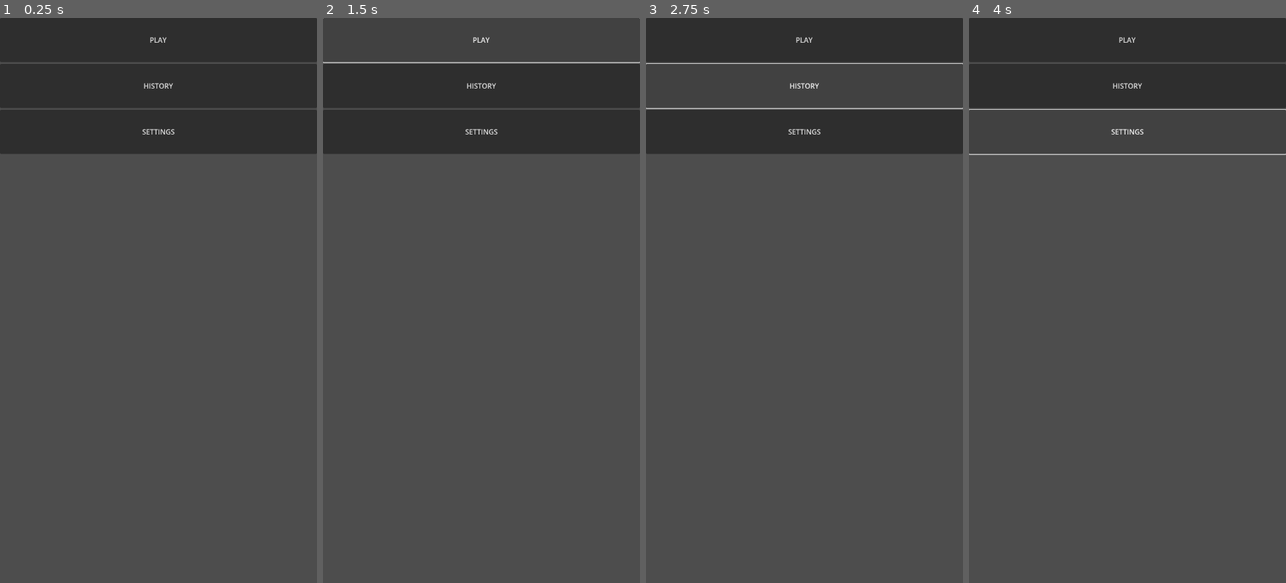
Above: before the commit, frames 1-4 (left to right).
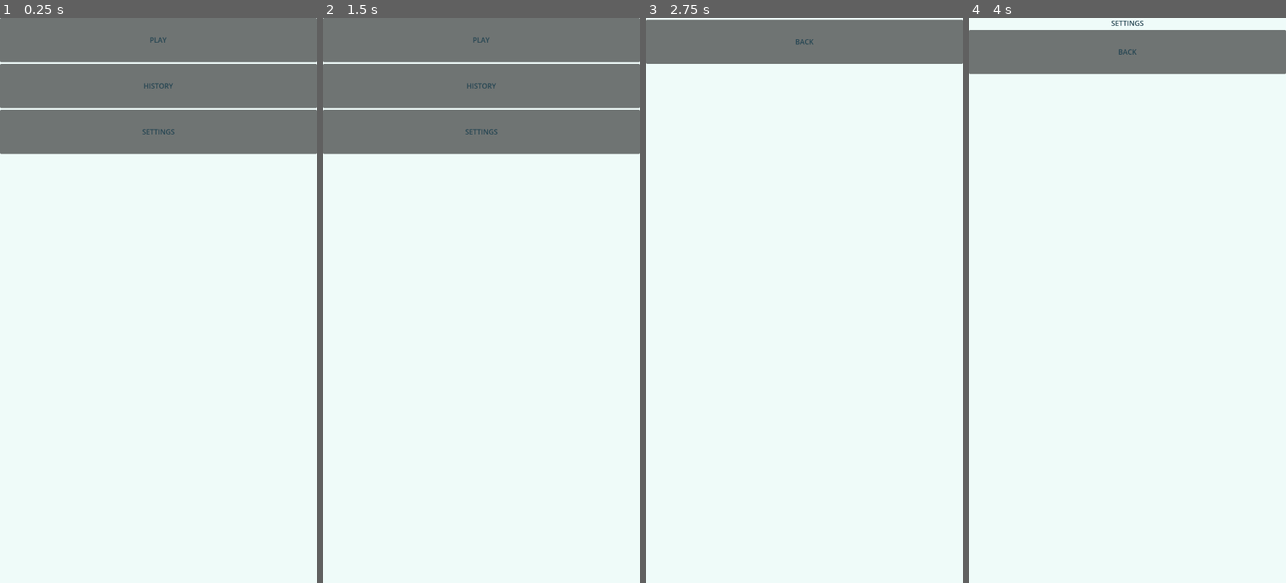
Above: after the commit, the same moments.

Repository: BreadCrowns/dailyWordSearchGodot
Game: Godot game, scene res://scenes/Main.tscn
The game is run twice, just before and just after one commit, with the same random seed, the same clock (stepped at 60 frames per second) and the same inputs. This scene is started directly instead of the project's main scene.
Inputs (mouse positions are in pixels of both pictures, inside the frame that each line leads up to):
- Up to frame 1 (0.25 s): no input
- Up to frame 2 (1.5 s): click "HISTORY" at 0.5 s; click (481, 40) at 1.25 s, where only the run after the commit has a clickable "BACK"
- Up to frame 3 (2.75 s): click "HISTORY" at 2 s
- Up to frame 4 (4 s): click (1127, 40) at 2.75 s, where only the run before the commit has a clickable "PLAY"; click "SETTINGS" at 3.5 s

The runs differ from the first frame. In frame 1, 100% of the frame differs, in the area x 0-100%, y 0-100%; in frame 2, 100%; in frame 3, 100%; in frame 4, 100%.
Error before the commit: Parse Error: The member "Theme" shadows a native class. (res://scripts/PuzzleScreen.gd:3)

Commit message:
Fix theme constant name

Diff:
--- a/dailywordsearch/scripts/HistoryScreen.gd
+++ b/dailywordsearch/scripts/HistoryScreen.gd
@@ -1,6 +1,6 @@
 extends Control
 
-const Theme = preload("res://scripts/Theme.gd")
+const ThemeConfig = preload("res://scripts/Theme.gd")
 
 @onready var back_button = $VBoxContainer/BackButton
 @onready var history_list = $VBoxContainer/ScrollContainer/HistoryList
@@ -8,14 +8,14 @@
 func _ready():
         _add_background()
         back_button.pressed.connect(_on_back_pressed)
-        back_button.add_theme_color_override("font_color", Theme.LETTER_COLOR)
+        back_button.add_theme_color_override("font_color", ThemeConfig.LETTER_COLOR)
         load_history()
 
 func _add_background():
         var bg = ColorRect.new()
         bg.anchor_right = 1
         bg.anchor_bottom = 1
-        bg.color = Theme.BG_COLOR
+        bg.color = ThemeConfig.BG_COLOR
         add_child(bg)
         move_child(bg, 0)
 
@@ -34,7 +34,7 @@
                                 var date = entry.get("date", "")
                                 var count = entry.get("solved_words", []).size()
                                 label.text = "%s - %d words" % [date, count]
-                                label.add_theme_color_override("font_color", Theme.LETTER_COLOR)
+                                label.add_theme_color_override("font_color", ThemeConfig.LETTER_COLOR)
                                 history_list.add_child(label)
 
 func _on_back_pressed():
--- a/dailywordsearch/scripts/MainMenu.gd
+++ b/dailywordsearch/scripts/MainMenu.gd
@@ -1,6 +1,6 @@
 extends Control
 
-const Theme = preload("res://scripts/Theme.gd")
+const ThemeConfig = preload("res://scripts/Theme.gd")
 
 @onready var play_button = $VBoxContainer/PlayButton
 @onready var history_button = $VBoxContainer/HistoryButton
@@ -12,13 +12,13 @@
         history_button.pressed.connect(_on_history_pressed)
         settings_button.pressed.connect(_on_settings_pressed)
         for btn in [play_button, history_button, settings_button]:
-                btn.add_theme_color_override("font_color", Theme.LETTER_COLOR)
+                btn.add_theme_color_override("font_color", ThemeConfig.LETTER_COLOR)
 
 func _add_background():
         var bg = ColorRect.new()
         bg.anchor_right = 1
         bg.anchor_bottom = 1
-        bg.color = Theme.BG_COLOR
+        bg.color = ThemeConfig.BG_COLOR
         add_child(bg)
         move_child(bg, 0)
 
--- a/dailywordsearch/scripts/PuzzleScreen.gd
+++ b/dailywordsearch/scripts/PuzzleScreen.gd
@@ -1,6 +1,6 @@
 extends Control
 
-const Theme = preload("res://scripts/Theme.gd")
+const ThemeConfig = preload("res://scripts/Theme.gd")
 
 # Node references for the grid, word labels, and dynamic line container
 @onready var grid = $MarginContainer/VBoxContainer/MarginContainer/AspectRatioContainer/GridContainer
@@ -48,32 +48,32 @@
         bg_rect = ColorRect.new()
         bg_rect.anchor_right = 1
         bg_rect.anchor_bottom = 1
-        bg_rect.color = Theme.BG_COLOR
+        bg_rect.color = ThemeConfig.BG_COLOR
         add_child(bg_rect)
         move_child(bg_rect, 0)
 
 func _apply_colors():
-        title_label.add_theme_color_override("font_color", Theme.LETTER_COLOR)
+        title_label.add_theme_color_override("font_color", ThemeConfig.LETTER_COLOR)
         for child in grid.get_children():
                 if child is Label:
-                        child.add_theme_color_override("font_color", Theme.LETTER_COLOR)
+                        child.add_theme_color_override("font_color", ThemeConfig.LETTER_COLOR)
         for label in word_list_col1 + word_list_col2 + [word_label_center]:
                 if label.get_theme_color("font_color") != Color.GREEN:
-                        label.add_theme_color_override("font_color", Theme.LETTER_COLOR)
+                        label.add_theme_color_override("font_color", ThemeConfig.LETTER_COLOR)
         for line in line_layer.get_children():
                 if line is Line2D:
-                        line.default_color = Theme.LINE_COLOR
-                        line.modulate = Theme.LINE_COLOR
+                        line.default_color = ThemeConfig.LINE_COLOR
+                        line.modulate = ThemeConfig.LINE_COLOR
 
 func _apply_title_font():
-        title_label.add_theme_font_override("font", load(Theme.TITLE_FONT_PATH))
+        title_label.add_theme_font_override("font", load(ThemeConfig.TITLE_FONT_PATH))
 
 func _apply_grid_font_to_child(child):
         if child is Label:
-                child.add_theme_font_override("font", load(Theme.GRID_FONT_PATH))
+                child.add_theme_font_override("font", load(ThemeConfig.GRID_FONT_PATH))
 
 func _apply_word_font_to_label(label):
-        label.add_theme_font_override("font", load(Theme.WORD_FONT_PATH))
+        label.add_theme_font_override("font", load(ThemeConfig.WORD_FONT_PATH))
 
 
 # Initialization
@@ -139,7 +139,7 @@
                         label.custom_minimum_size = Vector2(48, 48)
                         label.add_theme_font_size_override("font_size", 24)
                         _apply_grid_font_to_child(label)
-                        label.add_theme_color_override("font_color", Theme.LETTER_COLOR)
+                        label.add_theme_color_override("font_color", ThemeConfig.LETTER_COLOR)
                         label.set_meta("grid_pos", Vector2i(x, y))
                         grid.add_child(label)
 
@@ -147,19 +147,19 @@
 func load_words():
         for i in range(min(5, words.size())):
                 word_list_col1[i].text = words[i].to_upper()
-                word_list_col1[i].add_theme_color_override("font_color", Theme.LETTER_COLOR)
+                word_list_col1[i].add_theme_color_override("font_color", ThemeConfig.LETTER_COLOR)
                 word_list_col1[i].add_theme_font_size_override("font_size", 30)
                 _apply_word_font_to_label(word_list_col1[i])
         for i in range(5, min(10, words.size())):
                 word_list_col2[i - 5].text = words[i].to_upper()
-                word_list_col2[i - 5].add_theme_color_override("font_color", Theme.LETTER_COLOR)
+                word_list_col2[i - 5].add_theme_color_override("font_color", ThemeConfig.LETTER_COLOR)
                 word_list_col2[i - 5].add_theme_font_size_override("font_size", 30)
                 _apply_word_font_to_label(word_list_col2[i - 5])
         if words.size() > 10:
                 word_label_center.text = "?????"
         else:
                 word_label_center.text = ""
-        word_label_center.add_theme_color_override("font_color", Theme.LETTER_COLOR)
+        word_label_center.add_theme_color_override("font_color", ThemeConfig.LETTER_COLOR)
         word_label_center.add_theme_font_size_override("font_size", 30)
         _apply_word_font_to_label(word_label_center)
 
@@ -174,7 +174,7 @@
                         dragging = true
                         active_line = Line2D.new()
                         active_line.width = 30
-                        active_line.default_color = Theme.LINE_COLOR
+                        active_line.default_color = ThemeConfig.LINE_COLOR
                         active_line.begin_cap_mode = Line2D.LINE_CAP_ROUND
                         active_line.end_cap_mode = Line2D.LINE_CAP_ROUND
                         line_layer.add_child(active_line)
--- a/dailywordsearch/scripts/SettingsScreen.gd
+++ b/dailywordsearch/scripts/SettingsScreen.gd
@@ -1,6 +1,6 @@
 extends Control
 
-const Theme = preload("res://scripts/Theme.gd")
+const ThemeConfig = preload("res://scripts/Theme.gd")
 
 @onready var back_button = $VBoxContainer/BackButton
 @onready var title_label = $VBoxContainer/Label
@@ -8,14 +8,14 @@
 func _ready():
         _add_background()
         back_button.pressed.connect(_on_back_pressed)
-        back_button.add_theme_color_override("font_color", Theme.LETTER_COLOR)
-        title_label.add_theme_color_override("font_color", Theme.LETTER_COLOR)
+        back_button.add_theme_color_override("font_color", ThemeConfig.LETTER_COLOR)
+        title_label.add_theme_color_override("font_color", ThemeConfig.LETTER_COLOR)
 
 func _add_background():
         var bg = ColorRect.new()
         bg.anchor_right = 1
         bg.anchor_bottom = 1
-        bg.color = Theme.BG_COLOR
+        bg.color = ThemeConfig.BG_COLOR
         add_child(bg)
         move_child(bg, 0)
 
Not shown, changed: README.md
